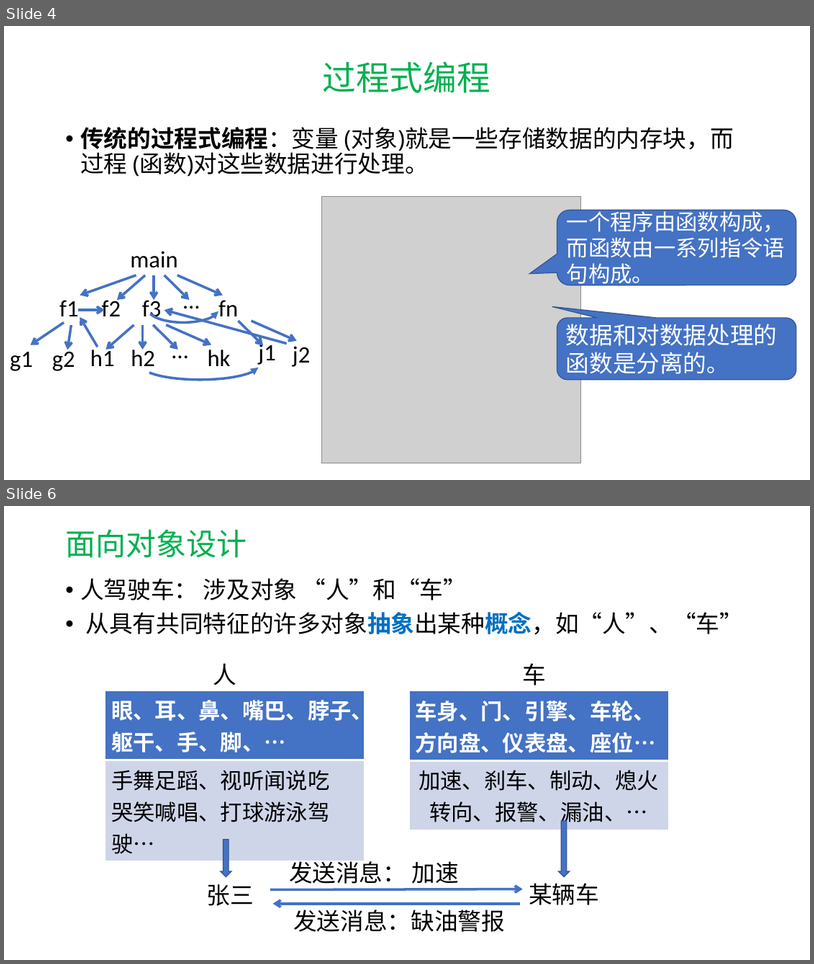
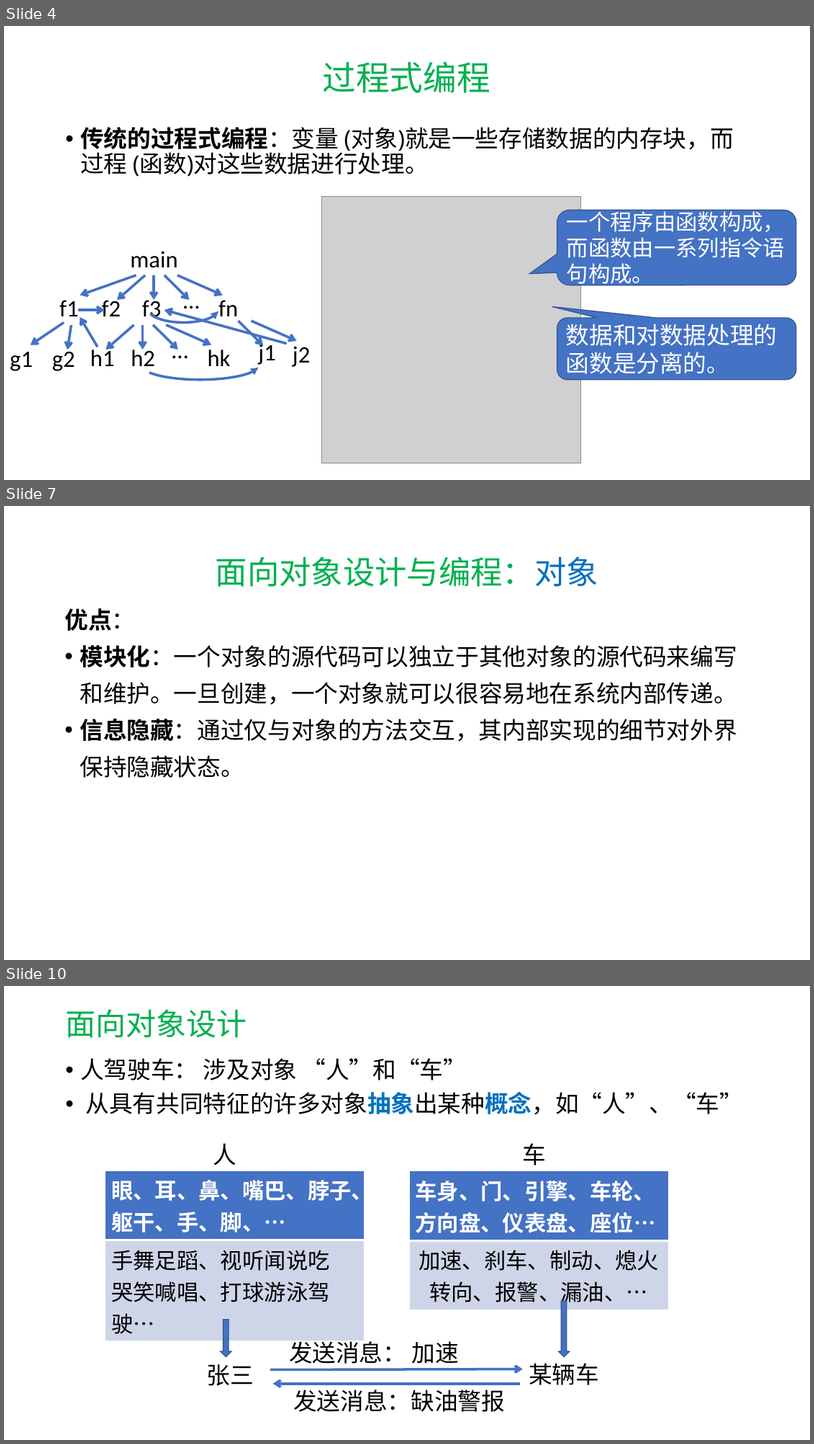
Before and after one commit to hwdong-net/cplusplus17, a slide deck: ppt/第7章 类和对象.pptx. Shown one above the other, each under a label of ours: slides 4 and 6 before the commit, slides 4, 7 and 10 after it; the slides between them are not shown. The pictures are 814x964 and 814x1444 pixels, drawn with LibreOffice and Linux fonts; fonts in the diff are those of the drawing; grey boxes stand for pictures. Boxes give left, top, right and bottom in pixels: in the first picture for what was removed or moved away, otherwise in the second. Text is boxed around its words. In the diff, an @@ line names an element or a change of style, - is before the commit and + after.

```diff
--- a/ppt/第7章 类和对象.pptx
+++ b/ppt/第7章 类和对象.pptx
@@ slide 7 added at bbox=[4, 506, 810, 960], background #FFFFFF @@
@@ title added at bbox=[216, 556, 599, 587], 38 pt, text #00B050 @@
+面向对象设计与编程：对象
@@ text added at bbox=[64, 608, 737, 777], 28 pt, text #000000 @@
+优点：
+• 模块化：一个对象的源代码可以独立于其他对象的源代码来编写和维护。一旦创建，一个对象就可以很容易地在系统内部传递。
+• 信息隐藏：通过仅与对象的方法交互，其内部实现的细节对外界保持隐藏状态。
@@ what was slide 6 is now slide 10 @@
```
Also in this commit, not shown: 1 slide changed, 3 other slides added, 1 other file.
